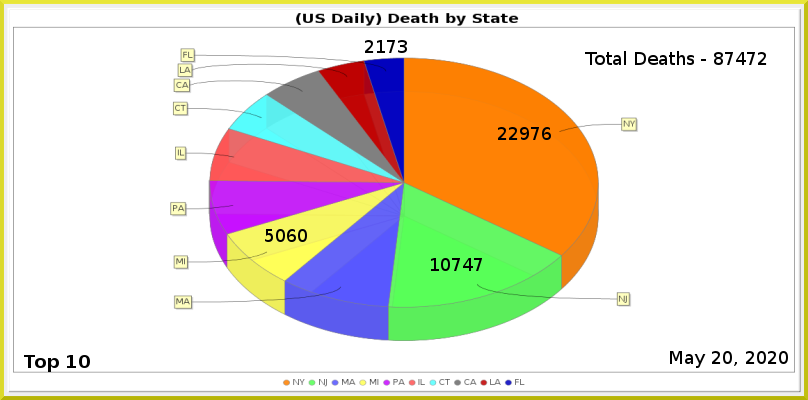
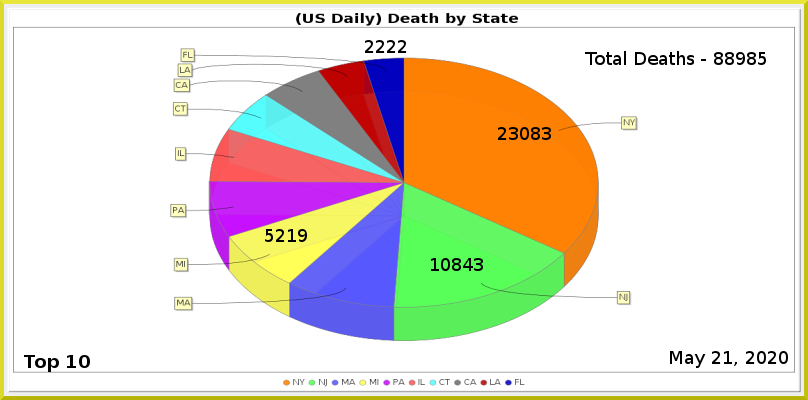
Two versions of the same layered image (w=808, h=400). Layer-by-layer changes:
painted on "Least" over [376, 40, 407, 53]
painted on "MI" over [276, 229, 307, 242]
painted on "NJ" over [452, 258, 483, 271]
painted on "NY" over [509, 127, 551, 140]
renamed "Total Deaths - 87472" to "Total Deaths - 88985", painted on it over [725, 52, 767, 65]
painted on "Current Date" over [723, 351, 732, 364]
painted on "Death_by_State.png" over [9, 9, 802, 392]
